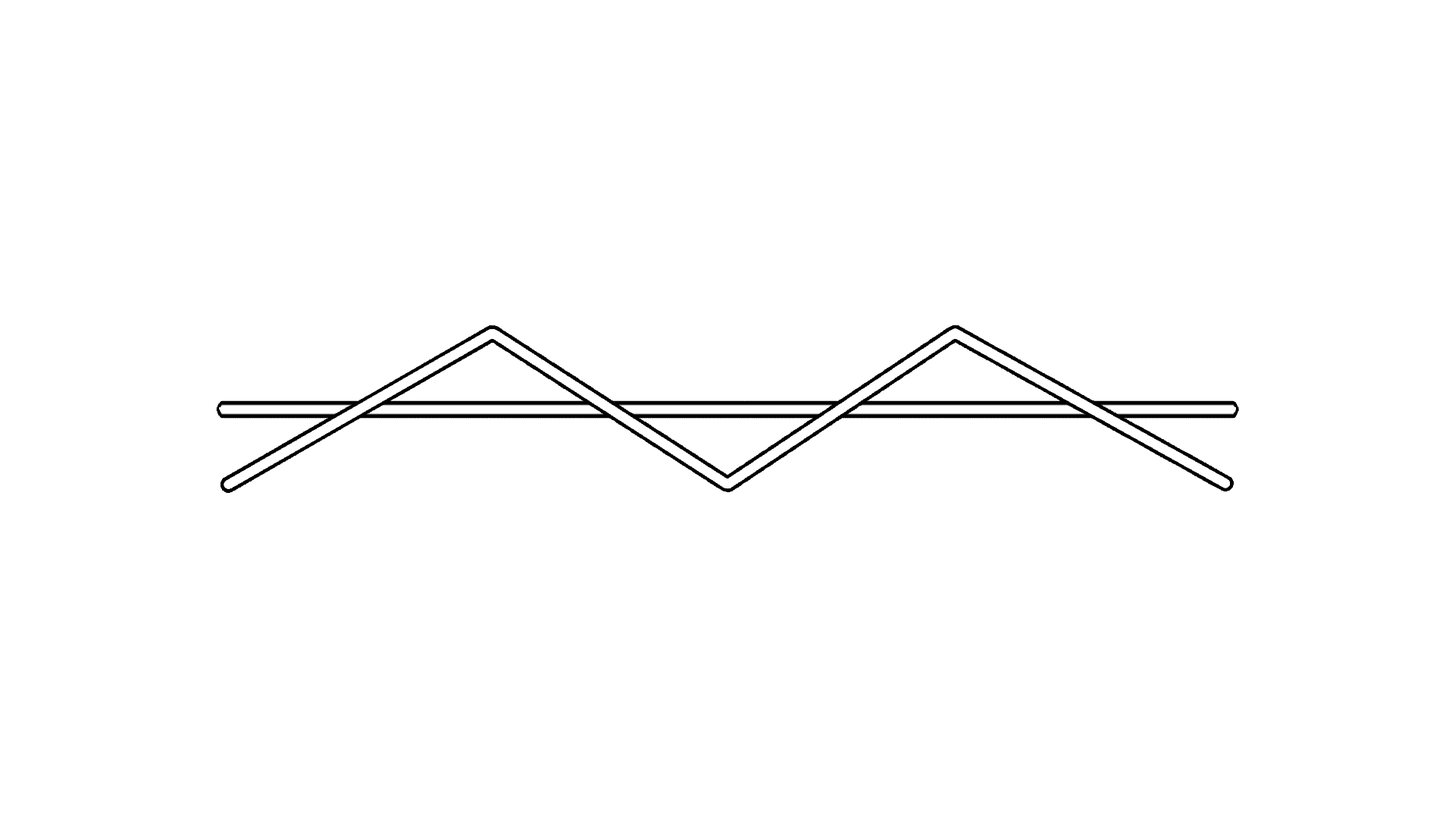
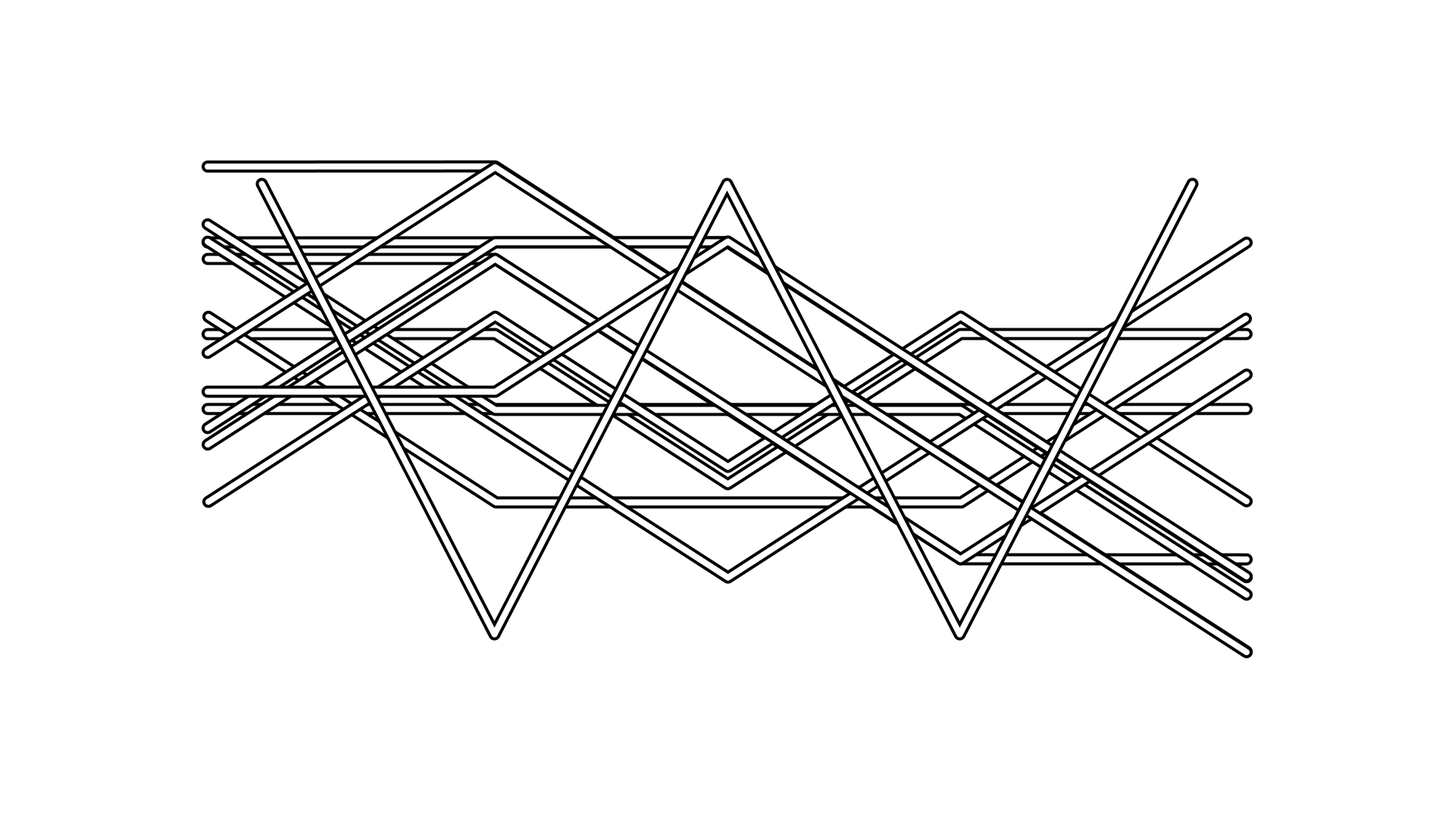
Layers edited between the first and the second w=1455, h=819 image:
removed layer "payline_8_9_10_11_12_13.png" over [219, 324, 1235, 494]
removed layer "payline_0_1_2_3.png" over [216, 400, 1240, 419]
added layer "payline_03030.png" above "payline_11012.png" over [255, 177, 1200, 641]
added layer "payline_11012.png" above "payline_10123.png" over [201, 234, 1253, 583]
added layer "payline_10123.png" above "payline_10121.png" over [201, 160, 1253, 658]
added layer "payline_10121.png" above "payline_10101.png" over [201, 252, 1253, 566]
added layer "payline_10101.png" above "payline_10012.png" over [202, 310, 1253, 508]
added layer "payline_10012.png" above "payline_01210.png" over [201, 235, 1253, 583]
added layer "payline_01210.png" above "payline_01112.png" over [201, 234, 1253, 584]
added layer "payline_01112.png" above "payline_01110.png" over [201, 217, 1253, 602]
added layer "payline_01110.png" above "payline_00123.png" over [202, 310, 1253, 509]
added layer "payline_00123.png" above "payline_00122.png" over [201, 159, 1253, 658]
added layer "payline_00122.png" above "payline_00100.png" over [201, 252, 1253, 566]
added layer "payline_00100.png" above "payline_00012.png" over [201, 327, 1253, 491]
added layer "payline_00012.png" above "payline_00000.png" over [201, 235, 1253, 583]
added layer "payline_00000.png" over [201, 402, 1253, 416]
